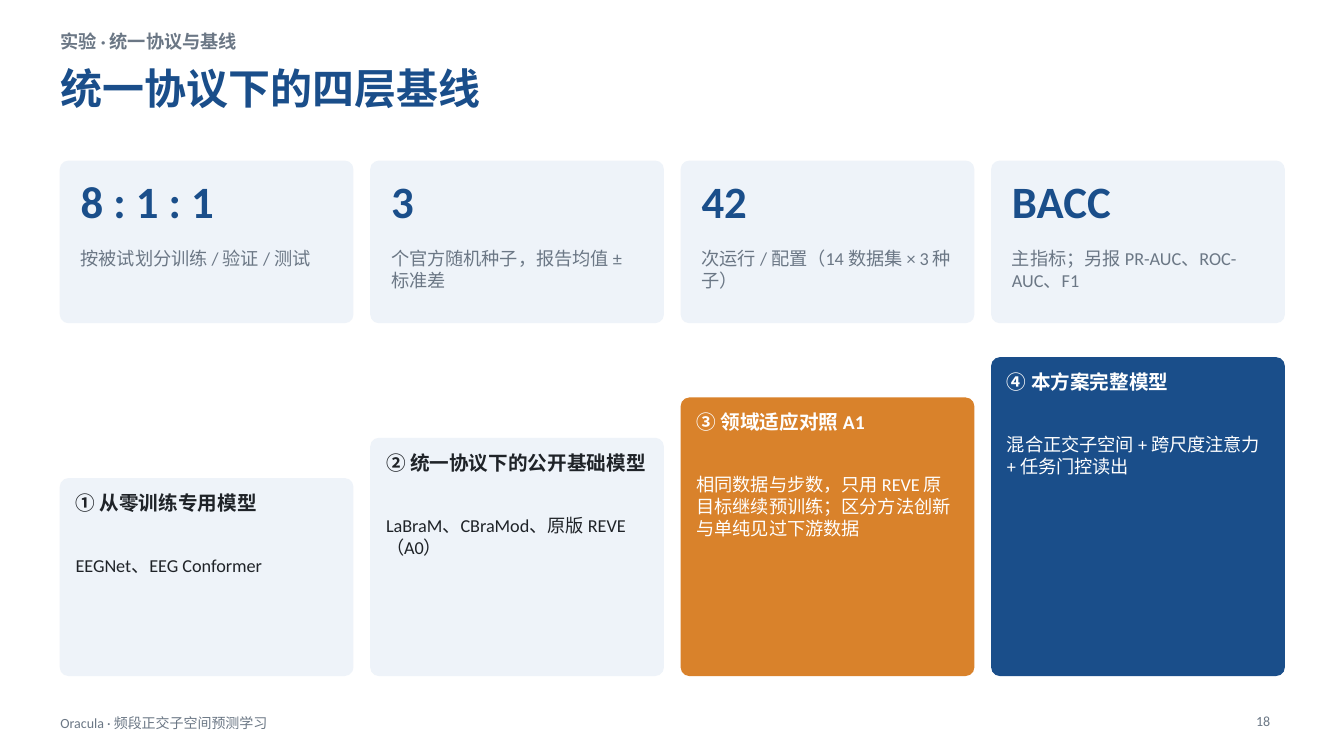
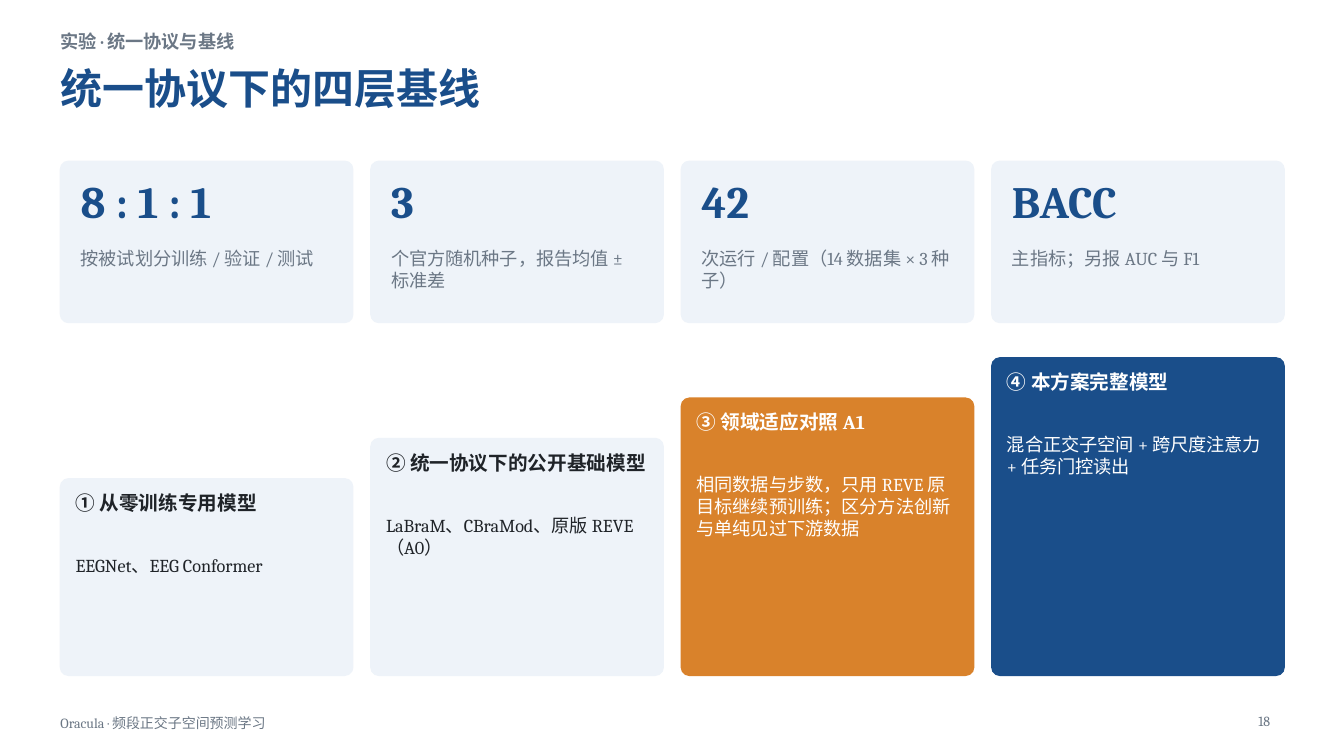
Before and after one commit to sanchezgu7964-byte/OmniEEG-fork, a slide deck: slide 18 of docs/report/proposal.pptx. Drawn at 1344x756 pixels with LibreOffice and Linux fonts; fonts in the diff are those of the drawing. Boxes give left, top, right and bottom in pixels: in the first picture for what was removed or moved away, otherwise in the second. Text is boxed around its words. In the diff, an @@ line names an element or a change of style, - is before the commit and + after.

```diff
--- a/docs/report/proposal.pptx
+++ b/docs/report/proposal.pptx
@@ text at <box>1012,249,1199,268</box>: text changed; font Calibri to Cambria @@
-主指标；另报 PR-AUC、ROC-AUC、F1
+主指标；另报 AUC 与 F1
@@ font Calibri to Cambria in 15 elements at <box>60,32,234,50</box>, <box>81,187,212,219</box>, <box>81,250,314,267</box>, <box>391,187,414,219</box>, <box>391,249,609,289</box>, <box>702,187,749,218</box>, <box>702,249,950,289</box>, <box>1012,188,1117,219</box>, <box>76,559,263,573</box>, <box>386,516,634,556</box>, <box>696,412,865,431</box>, <box>696,475,950,537</box>, <box>1007,435,1261,475</box>, <box>1258,716,1270,726</box>, <box>60,716,266,729</box> @@
```
Also in this commit, not shown: 22 other slides changed, 1 other file.
